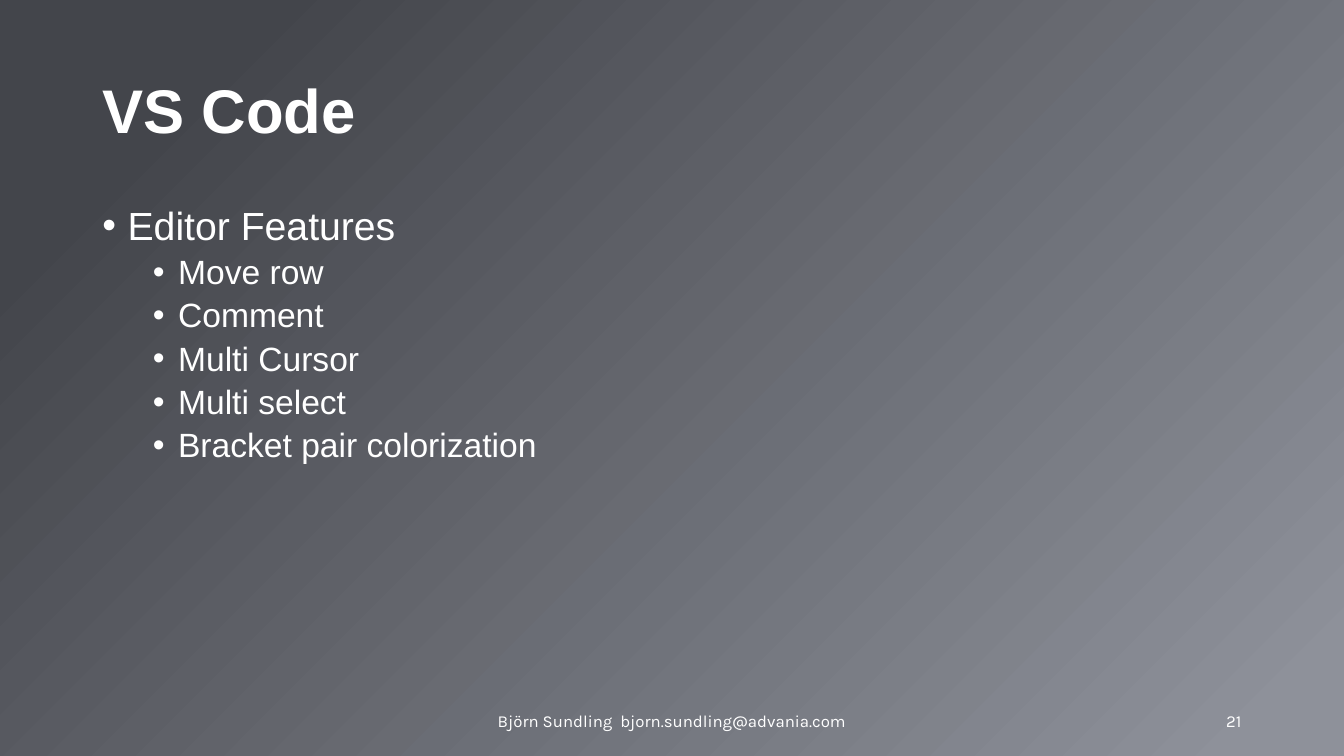
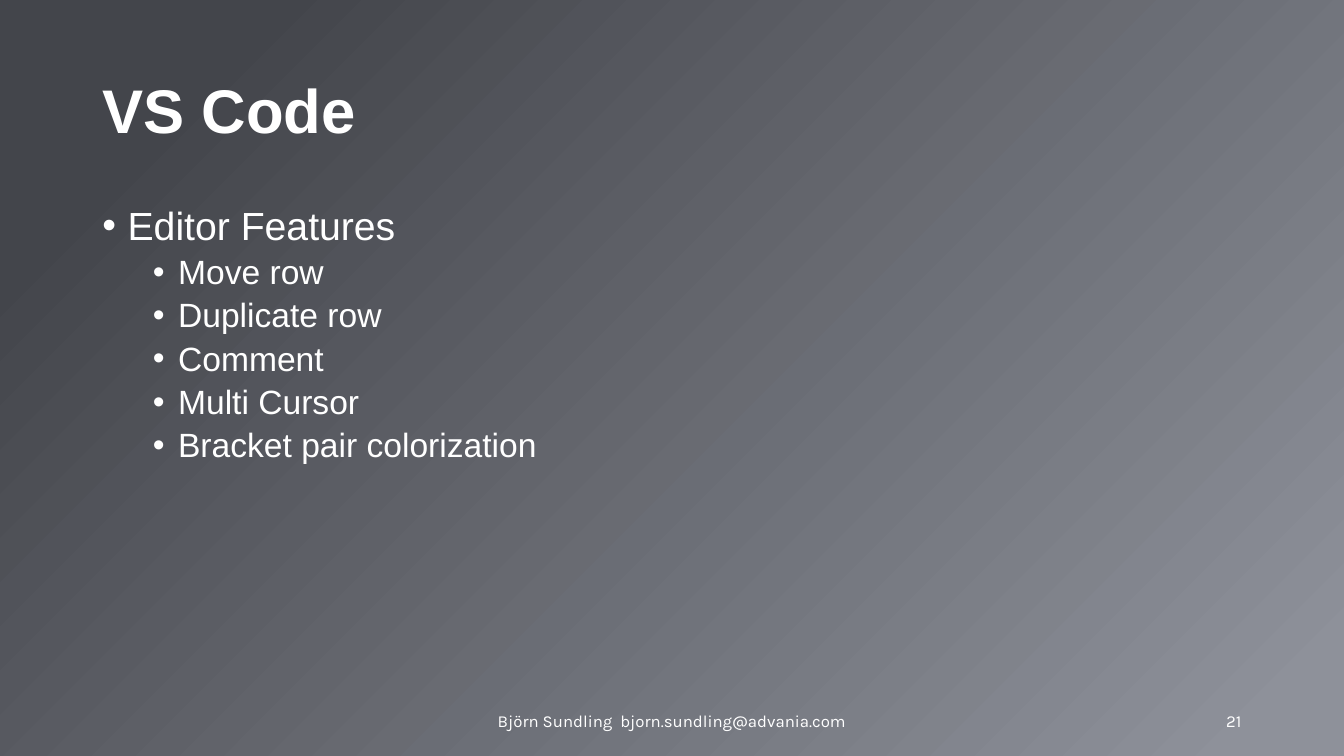
Before and after one commit to bjompen/PowerShellAdvancedFundamentals, a slide deck: slide 21 of PowerShell Advanced Fundamentals.pptx. Drawn at 1344x756 pixels with LibreOffice and Linux fonts; fonts in the diff are those of the drawing; background and template pictures are left out. Boxes give left, top, right and bottom in pixels: in the first picture for what was removed or moved away, otherwise in the second. Text is boxed around its words. In the diff, an @@ line names an element or a change of style, - is before the commit and + after.

```diff
--- a/PowerShell Advanced Fundamentals.pptx
+++ b/PowerShell Advanced Fundamentals.pptx
@@ text at (x1=178, y1=302, x2=381, y2=334): paragraph added @@
+  • Duplicate row
@@ text at (x1=178, y1=389, x2=346, y2=415): paragraph removed @@
-  • Multi select
```
Also in this commit, not shown: 3 other slides changed.
